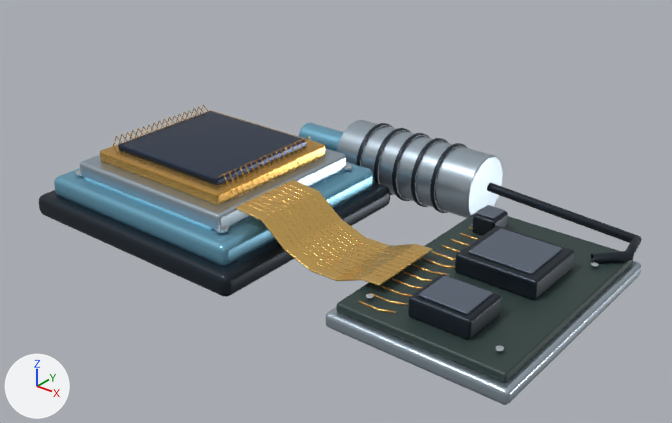
What one commit did to the glTF model public/models/focal-plane.glb.
Camera for both pictures: a 50 mm camera at (4.79, -5.13, 3.41) aimed at (0.53, 0.21, 0.1). The axes (+X, +Y, +Z) are drawn at lower left. The lights are the same throughout. The picture after the commit comes second. Where no turn or scale is listed for an object, it has been applied to the vertices. Vertices at exactly the same position are counted once.

In view in the first picture: 'ColdCarrier — Black anodized aluminum', 'ColdCarrier — False-color cold stage', 'ColdCarrier — Machined aluminum', 'CoolingAssembly — Black anodized aluminum', 'CoolingAssembly — Machined aluminum', 'DetectorPackage — Representative detector surface', 'DetectorPackage — Representative gold metallization', 'FlexConnection — Folded blanket edging', 'WarmReadout — Black anodized aluminum', 'WarmReadout — Ceramic contact carrier', 'WarmReadout — Machined aluminum', 'WarmReadout — Warm electronics laminate' and 6 more.
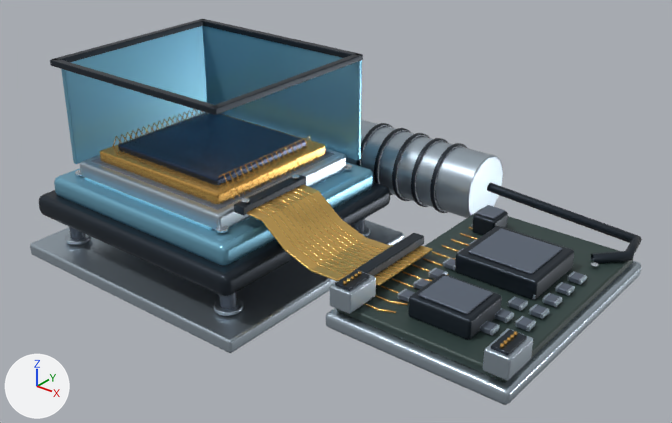
Diff of the bpy script that builds the scene:
```diff
--- a/public/models/focal-plane.glb.py
+++ b/public/models/focal-plane.glb.py
@@ me_cube_002 @@
-me_cube_002.from_pydata(...)  # 96 vertices, 188 faces; spans x -0.84..0.84, y -0.79..0.79, z -0.08..0.08
+me_cube_002.from_pydata(...)  # 960 vertices, 1896 faces; spans x -1.24..1.24, y -1.12..1.12, z -0.82..0.08
+# me_cube_002 part 1: the loose piece of 96 vertices spanning x -0.84..0.84, y -0.79..0.79, z -0.08..0.08 is copied, and the copy is multiplied about its middle by the matrix ((1.489, 0.0, 0.0), (0.0, 1.446, 0.0), (0.0, 0.0, 0.792)), then moved by (0.0, 0.0, -0.76); it spans x -1.24..1.24, y -1.12..1.12, z -0.82..-0.7
+# me_cube_002 part 2: a new loose piece of 192 vertices spanning x -1.05..-0.82, y -0.94..-0.7, z -0.68..-0.65, in mat_machined_aluminum (pale blue #b6c5d1)
+# me_cube_002 part 3: a new loose piece of 192 vertices spanning x 0.81..1.04, y -0.94..-0.7, z -0.68..-0.65, in mat_machined_aluminum (pale blue #b6c5d1)
+# me_cube_002 part 4: a new loose piece of 192 vertices spanning x 0.81..1.04, y 0.7..0.94, z -0.68..-0.65, in mat_machined_aluminum (pale blue #b6c5d1)
+# other edits to the shape of me_cube_002 do not show in these pictures
 me_cube_002.materials.append(mat_machined_aluminum)
@@ me_cube_009 @@
-me_cube_009.from_pydata(...)  # 328 vertices, 624 faces; spans x -0.83..0.63, y -1.0..1.12, z -0.09..0.08
+me_cube_009.from_pydata(...)  # 520 vertices, 1000 faces; spans x -0.83..0.63, y -1.2..1.12, z -0.09..0.11
+# me_cube_009 part 5: the loose piece of 96 vertices spanning x -0.25..0.23, y -1.0..-0.58, z -0.08..0.08 is copied, and the copy is scaled about its middle by (0.255, 0.574, 0.141), then moved by (-0.63, -0.3, 0.1); it spans x -0.7..-0.58, y -1.2..-0.97, z 0.09..0.11
+# me_cube_009 part 6: the loose piece of 96 vertices spanning x -0.25..0.23, y -1.0..-0.58, z -0.08..0.08 is copied, and the copy is scaled about its middle by (0.255, 0.574, 0.141), then moved by (0.56, -0.3, 0.1); it spans x 0.49..0.61, y -1.2..-0.97, z 0.09..0.11
 me_cube_009.materials.append(mat_black_anodized_aluminum)
@@ me_cube_007 @@
-me_cube_007.from_pydata(...)  # 96 vertices, 188 faces; spans x -0.71..0.71, y -1.03..1.03, z -0.06..0.06
+me_cube_007.from_pydata(...)  # 1152 vertices, 2148 faces; spans x -0.71..0.71, y -1.04..1.03, z -0.06..0.3
+# me_cube_007 part 7: 672 vertices added at x 0.29..0.71, y -1.04..0.37, z 0.14..0.3
+# me_cube_007 part 8: 384 vertices added at x -0.66..-0.25, y -1.04..0.37, z 0.14..0.3
 me_cube_007.materials.append(mat_machined_aluminum)
@@ ob_flexconnection___black_anodized_aluminum @@
+ob_flexconnection___black_anodized_aluminum = bpy.data.objects.new('FlexConnection — Black anodized aluminum', me_cube_081)  # 192 vertices, 376 faces; spans x -0.05..1.2, y -0.37..0.37, z -0.2..0.035; in mat_black_anodized_aluminum (dark blue #29323c)
+ob_flexconnection___black_anodized_aluminum.location = (0.25, -0.26, 0.345)
@@ ob_detectorpackage___ceramic_contact_carrier @@
+ob_detectorpackage___ceramic_contact_carrier = bpy.data.objects.new('DetectorPackage — Ceramic contact carrier', me_cube_015)  # 96 vertices, 188 faces; spans x -0.76..0.76, y -0.71..0.71, z -0.02..0.02; in mat_ceramic_contact_carrier (greyish blue #616c7c)
+ob_detectorpackage___ceramic_contact_carrier.location = (-0.65, 0.0, 0.325)
@@ ob_coldshield___false_color_cold_stage @@
+ob_coldshield___false_color_cold_stage = bpy.data.objects.new('ColdShield — False-color cold stage', me_cube_016)  # 192 vertices, 376 faces; spans x -0.94..0.94, y -1.6..0.02, z -0.46..0.46; in mat_false_color_cold_stage (blue #7cb8d3)
+ob_coldshield___false_color_cold_stage.location = (-0.65, 0.83, 0.74)
@@ ob_coldshield___black_anodized_aluminum @@
+ob_coldshield___black_anodized_aluminum = bpy.data.objects.new('ColdShield — Black anodized aluminum', me_cube_018)  # 384 vertices, 752 faces; spans x -0.03..1.86, y -0.86..0.86, z -0.03..0.03; in mat_black_anodized_aluminum (dark blue #29323c)
+ob_coldshield___black_anodized_aluminum.location = (-1.565, 0.0, 1.2)
@@ ob_coldcarrier___ceramic_contact_carrier @@
+ob_coldcarrier___ceramic_contact_carrier = bpy.data.objects.new('ColdCarrier — Ceramic contact carrier', me_cylinder_015)  # 512 vertices, 1008 faces; spans x -0.06..1.92, y -0.06..1.7, z -0.12..0.12; in mat_ceramic_contact_carrier (greyish blue #616c7c)
+ob_coldcarrier___ceramic_contact_carrier.location = (-1.58, -0.82, -0.28)
```

Boxes (x1, y1, x2, y2) around the edits, measured in the pictures (672 x 423 px):
'ColdShield — False-color cold stage', added (blue)
    after: (61, 26, 362, 164)
'ColdCarrier — Machined aluminum', reshaped
    before: (80, 148, 346, 230)
    after: (30, 148, 404, 353)
'WarmReadout — Machined aluminum', reshaped
    before: (326, 261, 641, 405)
    after: (326, 239, 641, 405)
'WarmReadout — Black anodized aluminum', reshaped (31% wider, 9% taller)
    before: (408, 183, 642, 340)
    after: (335, 183, 642, 355)
'ColdShield — Black anodized aluminum', added
    after: (50, 19, 363, 115)
'FlexConnection — Black anodized aluminum', added
    after: (234, 174, 424, 276)
'DetectorPackage — Ceramic contact carrier', added
    after: (91, 151, 334, 210)
'ColdCarrier — Ceramic contact carrier', added (mostly hidden)
    after: (69, 218, 365, 309)
part 1 of me_cube_002, added (pale blue)
    after: (30, 220, 404, 353)
part 2 of me_cube_002, added
    after: (65, 233, 92, 245)
part 3 of me_cube_002, added
    after: (214, 299, 243, 316)
part 4 of me_cube_002, added
    after: (361, 226, 370, 237)
part 5 of me_cube_009, added
    after: (335, 270, 370, 291)
part 6 of me_cube_009, added
    after: (491, 330, 527, 355)
part 7 of me_cube_007, added (pale blue)
    after: (479, 271, 587, 380)
part 8 of me_cube_007, added
    after: (330, 239, 477, 314)
